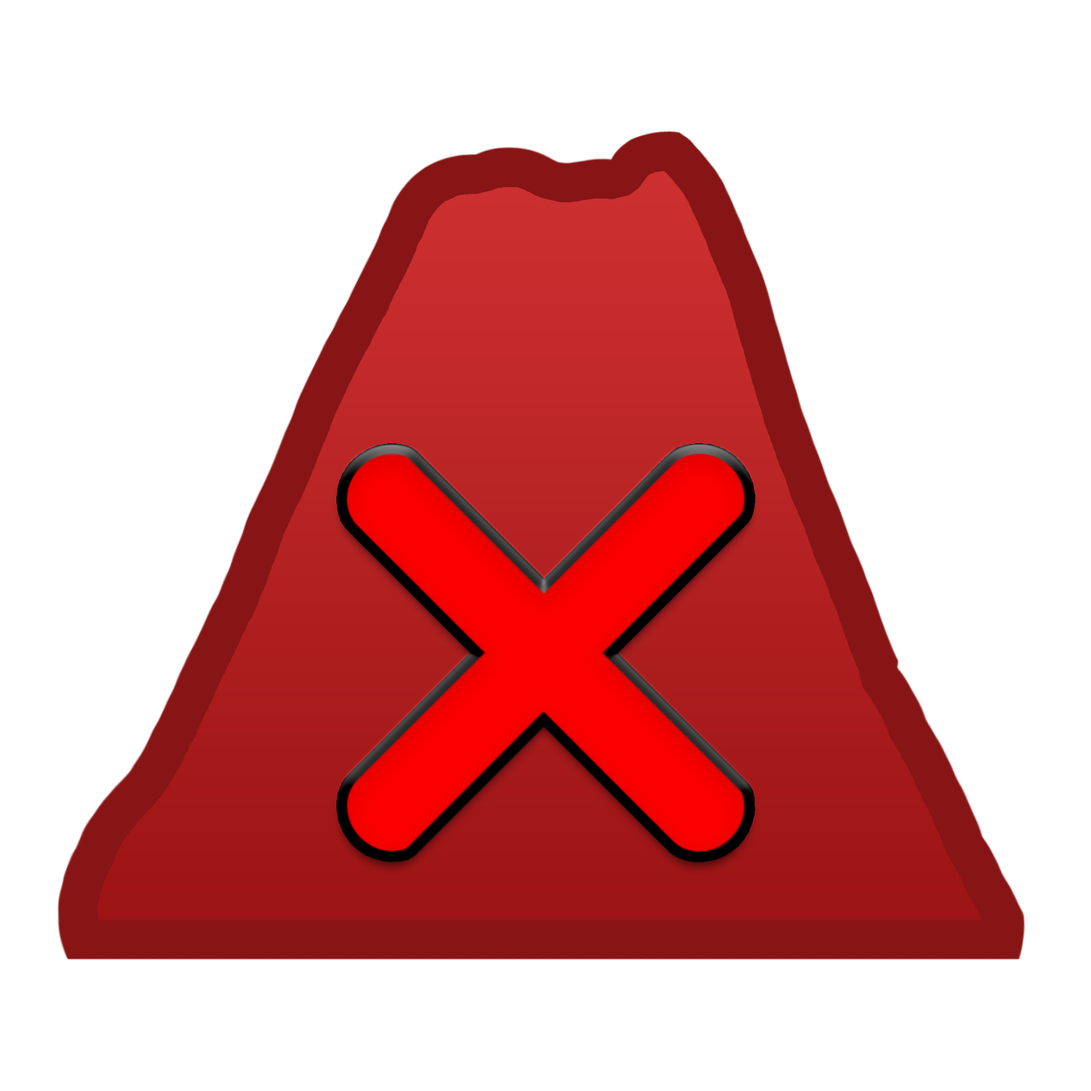
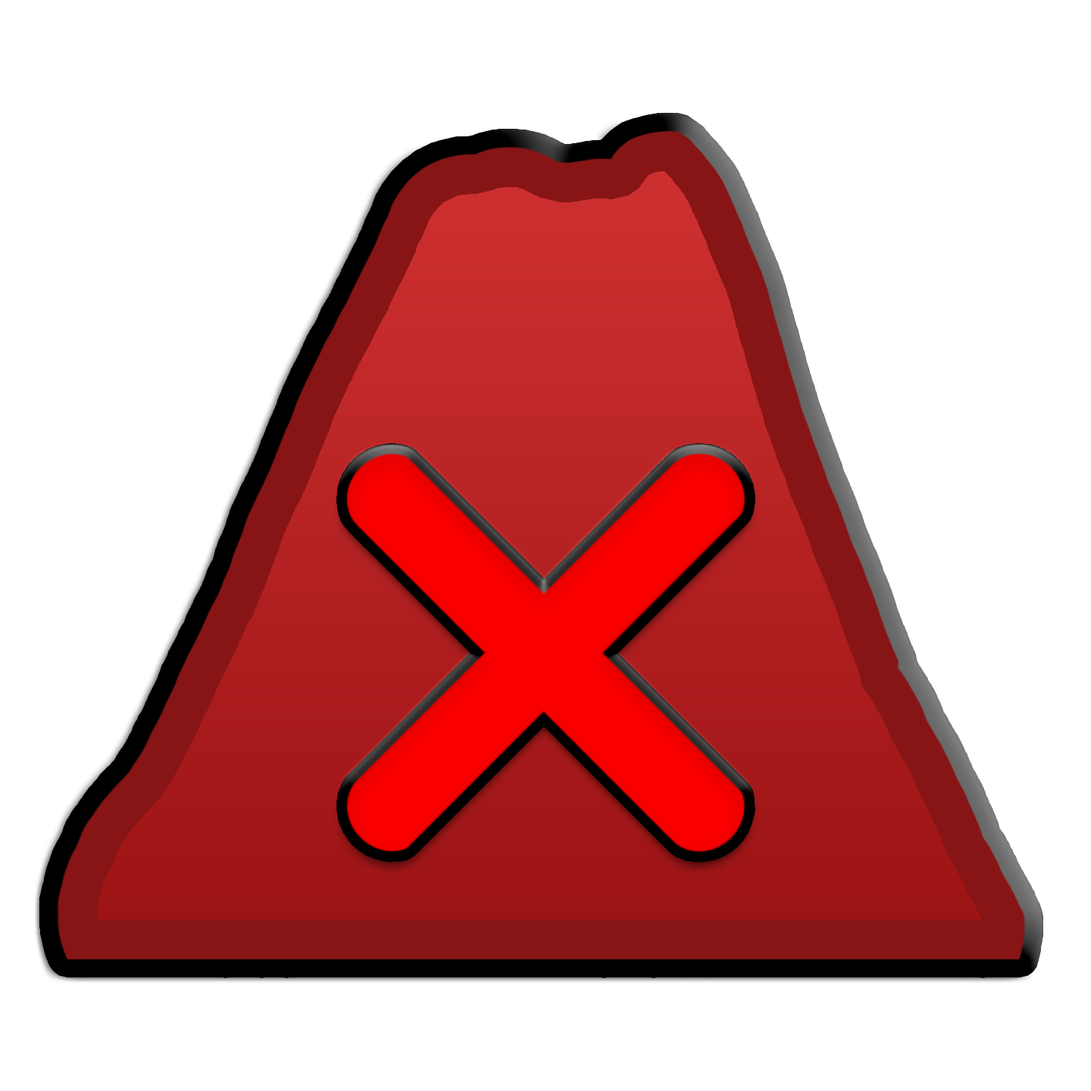
The second 1091x1091 image is a revision of the first. Changes to its layers:
removed layer "Layer 1 copy 3" over (x1=56, y1=130, x2=1027, y2=962)
added layer "Layer 0" above "Layer 0 copy" over (x1=56, y1=130, x2=1027, y2=962)
added layer "Layer 0 copy" over (x1=56, y1=130, x2=1027, y2=962)
